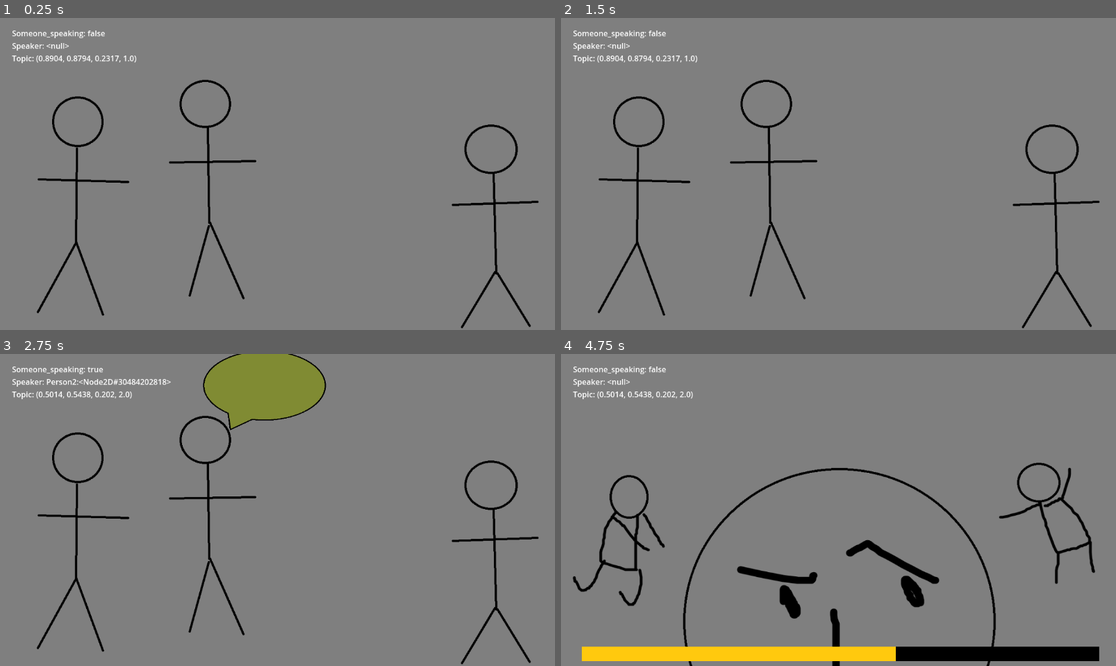
Above: before the commit, frames 1-4 (two rows, left to right).
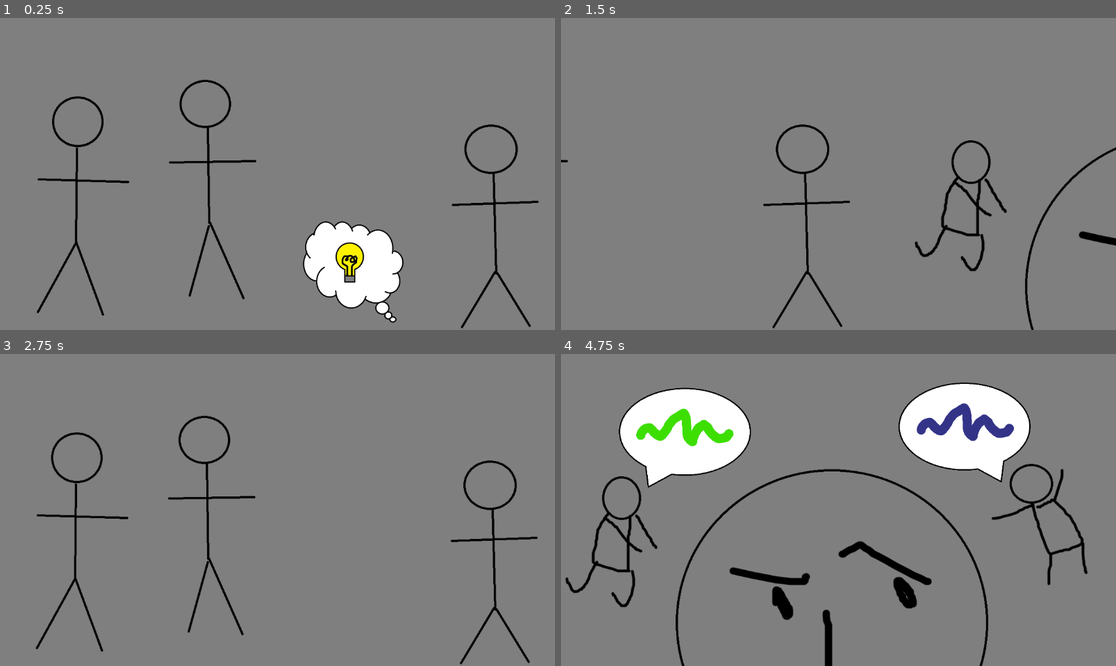
Above: after the commit, the same moments.

Repository: pnkmht135/Conv_Sim
Game: Godot game, scene res://Scenes/game.tscn
Two runs of this game, one before a commit and one after it. Both use one fixed random seed, a clock stepped at 60 frames per second and the inputs below.
Inputs (mouse positions are in pixels of both pictures, inside the frame that each line leads up to):
- Up to frame 1 (0.25 s): no input
- Up to frame 2 (1.5 s): click (916, 267) at 0.52 s; click (666, 99) at 1.27 s
- Up to frame 3 (2.75 s): tap Enter at 2 s
- Up to frame 4 (4.75 s): tap Space at 2.75 s; click (916, 603) at 3.5 s; click (916, 603) at 4.27 s

The runs differ from the first frame. In frame 1, 4.4% of the frame differs, in the area x 2-73%, y 4-98%; in frame 2, 4.7%; in frame 3, 6.3%; in frame 4, 22%, in the area x 0-97%, y 4-100%.

Commit message:
forgot to push to git

Diff:
--- /dev/null
+++ b/Scenes/Choice_bub.tscn
@@ -0,0 +1,28 @@
+[gd_scene load_steps=4 format=3 uid="uid://4k2jameh1sb4"]
+
+[ext_resource type="Script" uid="uid://dbg8n5rsla8eq" path="res://Scripts/choice_bub.gd" id="1_2mo68"]
+[ext_resource type="Texture2D" uid="uid://dm1ra1a2fsigp" path="res://Assets/SpeachBub.png" id="1_rskal"]
+[ext_resource type="Texture2D" uid="uid://dbg8qc1qhwbk7" path="res://Assets/Talk.png" id="3_2mo68"]
+
+[node name="Choice" type="Node2D"]
+script = ExtResource("1_2mo68")
+
+[node name="SB" type="Sprite2D" parent="."]
+position = Vector2(76, -109)
+scale = Vector2(0.579148, 0.56383)
+texture = ExtResource("1_rskal")
+
+[node name="Button" type="Button" parent="."]
+offset_left = -83.0
+offset_top = -190.0
+offset_right = 164.0
+offset_bottom = -37.0
+flat = true
+
+[node name="Speach" type="Sprite2D" parent="."]
+modulate = Color(0, 0, 0, 1)
+position = Vector2(80, -130)
+scale = Vector2(0.369763, 0.381915)
+texture = ExtResource("3_2mo68")
+
+[connection signal="pressed" from="Button" to="." method="_on_button_pressed"]
--- a/Scenes/Person.tscn
+++ b/Scenes/Person.tscn
@@ -1,12 +1,27 @@
-[gd_scene load_steps=3 format=3 uid="uid://y4wefkwptyni"]
+[gd_scene load_steps=5 format=3 uid="uid://y4wefkwptyni"]
 
 [ext_resource type="Script" uid="uid://bcre54he2apnu" path="res://Scripts/person_class.gd" id="1_55i2x"]
 [ext_resource type="Texture2D" uid="uid://dm1ra1a2fsigp" path="res://Assets/SpeachBub.png" id="2_wb8pt"]
+[ext_resource type="Texture2D" uid="uid://dbg8qc1qhwbk7" path="res://Assets/Talk.png" id="3_wb8pt"]
+[ext_resource type="Texture2D" uid="uid://c2p478mqb3nc5" path="res://Assets/joke.png" id="4_04mrr"]
 
 [node name="Person" type="Node2D"]
 script = ExtResource("1_55i2x")
 
-[node name="Sprite2D" type="Sprite2D" parent="."]
+[node name="SpeachBub" type="Sprite2D" parent="."]
 position = Vector2(73, -96)
 scale = Vector2(0.563927, 0.457447)
 texture = ExtResource("2_wb8pt")
+
+[node name="Speach" type="Sprite2D" parent="SpeachBub"]
+modulate = Color(0.873537, 0.0292352, 0.358706, 1)
+position = Vector2(3.54654, -28.4186)
+scale = Vector2(0.53067, 0.866943)
+texture = ExtResource("3_wb8pt")
+
+[node name="Joke" type="Sprite2D" parent="SpeachBub"]
+visible = false
+modulate = Color(0.356863, 1, 1, 1)
+position = Vector2(8.86638, -28.4186)
+scale = Vector2(0.636621, 0.882558)
+texture = ExtResource("4_04mrr")
--- a/Scenes/game.tscn
+++ b/Scenes/game.tscn
@@ -1,7 +1,8 @@
-[gd_scene load_steps=13 format=3 uid="uid://6ogt8nlhhto5"]
+[gd_scene load_steps=14 format=3 uid="uid://6ogt8nlhhto5"]
 
 [ext_resource type="Texture2D" uid="uid://b3nb5n1b7cuxg" path="res://Assets/ConvoView.png" id="1_ebmjs"]
 [ext_resource type="Texture2D" uid="uid://dtfebhtaw001o" path="res://Assets/ChoiceView.png" id="1_wowpa"]
+[ext_resource type="PackedScene" uid="uid://4k2jameh1sb4" path="res://Scenes/Choice_bub.tscn" id="2_h4fw4"]
 [ext_resource type="PackedScene" uid="uid://y4wefkwptyni" path="res://Scenes/Person.tscn" id="2_qxrlw"]
 [ext_resource type="PackedScene" uid="uid://bws76f5da38pi" path="res://Scenes/Player.tscn" id="3_3dryh"]
 [ext_resource type="Script" uid="uid://y8iv2y6ltvde" path="res://Scripts/conv_handler.gd" id="3_wrm1d"]
@@ -65,11 +66,45 @@
 
 [node name="Level" type="Node2D"]
 
+[node name="Camera2D" type="Camera2D" parent="."]
+unique_name_in_owner = true
+position = Vector2(-1, 1)
+
+[node name="TextureProgressBar" type="TextureProgressBar" parent="Camera2D"]
+visible = false
+offset_left = -533.001
+offset_top = 284.0
+offset_right = 540.999
+offset_bottom = 314.0
+rounded = true
+texture_under = ExtResource("9_ldgsr")
+texture_progress = ExtResource("9_ldgsr")
+tint_under = Color(0, 0, 0, 1)
+
+[node name="Convo_debug" type="Label" parent="Camera2D"]
+offset_left = -551.001
+offset_top = -304.0
+offset_right = -432.001
+offset_bottom = -241.0
+
+[node name="CameraAnimation" type="AnimationPlayer" parent="Camera2D"]
+unique_name_in_owner = true
+libraries = {
+&"": SubResource("AnimationLibrary_1l0tm")
+}
+
 [node name="Choice_view" type="Sprite2D" parent="."]
 unique_name_in_owner = true
-position = Vector2(1234.5, 4.49999)
+position = Vector2(1219, 7)
 scale = Vector2(0.942963, 0.915677)
 texture = ExtResource("1_wowpa")
+
+[node name="Choice" parent="Choice_view" instance=ExtResource("2_h4fw4")]
+position = Vector2(-394.501, -62.249)
+
+[node name="Choice2" parent="Choice_view" instance=ExtResource("2_h4fw4")]
+position = Vector2(382.836, -74.262)
+scale = Vector2(-1, 1)
 
 [node name="Convo_view" type="Sprite2D" parent="."]
 unique_name_in_owner = true
@@ -105,7 +140,6 @@
 Player = NodePath("../../Convo_view/Player")
 SB_Dur = 1.0
 SB_Gap = 1.0
-participate_Gap = 5.0
 Dur_delta = 0.5
 Gap_delta = 0.5
 Part_delta = 2.0
@@ -113,39 +147,15 @@
 animation_enter = "to_convo"
 State_machine = NodePath("..")
 
-[node name="Choice_state" type="Node" parent="State_Machine" node_paths=PackedStringArray("conv_state", "time_bar", "State_machine")]
+[node name="Choice_state" type="Node" parent="State_Machine" node_paths=PackedStringArray("conv_state", "time_bar", "choices", "State_machine")]
 script = ExtResource("7_1l0tm")
 conv_state = NodePath("../Convo_state")
-Time_lim = 3.0
+Time_lim = 2.0
 time_bar = NodePath("../../Camera2D/TextureProgressBar")
+choice_delta = 0.5
+choices = [NodePath("../../Choice_view/Choice"), NodePath("../../Choice_view/Choice2")]
 animation_enter = "to_choice"
 State_machine = NodePath("..")
 metadata/_custom_type_script = "uid://bhus84tgfm4dx"
 
-[node name="Camera2D" type="Camera2D" parent="."]
-unique_name_in_owner = true
-position = Vector2(-1, 1)
-scale = Vector2(0.999999, 0.999999)
-
-[node name="TextureProgressBar" type="TextureProgressBar" parent="Camera2D"]
-visible = false
-offset_left = -533.001
-offset_top = 284.0
-offset_right = 540.999
-offset_bottom = 314.0
-rounded = true
-texture_under = ExtResource("9_ldgsr")
-texture_progress = ExtResource("9_ldgsr")
-tint_under = Color(0, 0, 0, 1)
-
-[node name="Convo_debug" type="Label" parent="Camera2D"]
-offset_left = -551.001
-offset_top = -304.0
-offset_right = -432.001
-offset_bottom = -241.0
-
-[node name="CameraAnimation" type="AnimationPlayer" parent="Camera2D"]
-unique_name_in_owner = true
-libraries = {
-&"": SubResource("AnimationLibrary_1l0tm")
-}
+[editable path="Convo_view/Person1"]
--- /dev/null
+++ b/Scripts/choice_bub.gd
@@ -0,0 +1,28 @@
+extends Node2D
+class_name Choice
+@onready var speach: Sprite2D = $Speach
+var is_correct: bool = false
+
+signal correct_press()
+signal incorrect_press()
+
+func _ready() -> void:
+	if scale.x<0:
+		speach.flip_h=true
+
+func set_correctness(correct:bool,colour:Color)->void:
+	show()
+	is_correct=correct
+	speach.modulate=colour
+
+func choice_end()->void:
+	hide()
+	is_correct = false
+
+func _on_button_pressed() -> void:
+	#if is_correct == null:
+		#return
+	if is_correct:
+		emit_signal("correct_press")
+	else:
+		emit_signal("incorrect_press")
--- a/Scripts/choice_state.gd
+++ b/Scripts/choice_state.gd
@@ -3,24 +3,63 @@
 @export var conv_state: State
 @export var Time_lim: float #seconds
 @export var time_bar: TextureProgressBar
+@export var choice_delta: float
+#@export var color_picker: ColorPickerButton
+@export var choices: Array[Choice]
 var timer
+const TIMER_SMOOTH=100
+var Current_Colour
+
+func _ready() -> void:
+	for choice in choices:
+		choice.correct_press.connect(correct_press)
+		choice.incorrect_press.connect(incorrect_press)
+
+func within_vibe(colour:Color)->bool:
+	if abs(colour[0]-State_machine.current_colour[0])<choice_delta and abs(colour[1]-State_machine.current_colour[1])<choice_delta and abs(colour[2]-State_machine.current_colour[2])<choice_delta:
+		return true
+	return false
+
+func correct_press()->void:
+	print("Nice")
+	State_machine.change_state(conv_state)
+
+func incorrect_press()->void:
+	print("NOOOOO")
+	State_machine.change_state(conv_state)
 
 func enter()->void:
 	super()
-	time_bar.max_value=Time_lim*100
+	Current_Colour=State_machine.current_colour
+	time_bar.max_value=Time_lim*TIMER_SMOOTH
 	time_bar.min_value=0
-	time_bar.step=Time_lim/100
+	time_bar.step=Time_lim/TIMER_SMOOTH
 	timer=Time_lim
-	time_bar.value=timer*100
+	time_bar.value=timer*TIMER_SMOOTH
 	time_bar.show()
-	#time_bar.dis
+	var incorrect_colour: Color
+	for choice in choices:
+		incorrect_colour=  Color(randf(),randf(),randf(),)
+		choice.set_correctness(within_vibe(incorrect_colour),incorrect_colour)
+	var index= choose_correct()
+	var correct_colour= Color(
+		clamp(Current_Colour[0]+randf_range(-choice_delta,choice_delta),0.2,0.8),
+		clamp(Current_Colour[1]+randf_range(-choice_delta,choice_delta),0.2,0.8),
+		clamp(Current_Colour[2]+randf_range(-choice_delta,choice_delta),0.2,0.8),
+	)
+	choices[index].set_correctness(true,correct_colour)
 
 func exit()->void:
+	for choice in choices:
+		choice.choice_end() #redundancy with enter()
 	time_bar.hide()
 
 func process_frame(delta:float)->State:
 	timer-=delta
-	time_bar.value=timer*100
+	time_bar.value=timer*TIMER_SMOOTH
 	if timer <=0:
 		return conv_state
 	return null
+
+func choose_correct()->int:
+	return randi_range(0,choices.size()-1)
--- a/Scripts/conv_handler.gd
+++ b/Scripts/conv_handler.gd
@@ -47,18 +47,17 @@
 		await get_tree().create_timer(0.5).timeout
 		Player.modulate=Color.WHITE
 		return
-	print("EPIC!")
+	#print("EPIC!")
 	#camera_animation.play("to_choice")
 	Player.thought.disabled=true
 	Player.thought.hide()
 	State_machine.change_state(Choice_State)
 
-
 func _generate_random_rgb_color() -> Color:
 	return Color(
-		randf(), # RED
-		randf(), # GREEN
-		randf(), # BLUE
+		randf_range(0.2,0.8), # RED
+		randf_range(0.2,0.8), # GREEN
+		randf_range(0.2,0.8), # BLUE
 	)
 
 func set_SB_timings()->void:
@@ -71,11 +70,12 @@
 	if !Current_Colour:
 		pass
 	var drift = Color(
-		randf_range(-Vibe_delta,Vibe_delta),
-		randf_range(-Vibe_delta,Vibe_delta),
-		randf_range(-Vibe_delta,Vibe_delta)
+		clamp(Current_Colour[0]+randf_range(-Vibe_delta,Vibe_delta),0.2,0.8),
+		clamp(Current_Colour[1]+randf_range(-Vibe_delta,Vibe_delta),0.2,0.8),
+		clamp(Current_Colour[2]+randf_range(-Vibe_delta,Vibe_delta),0.2,0.8),
 	)
-	Current_Colour+=drift
+	Current_Colour=drift
+
 
 func get_person()->Person:
 	var person=People[randi_range(0,Num_People-1)]
@@ -98,3 +98,7 @@
 		Player.participate()
 		set_part_timing()
 	return null
+
+func exit()->void:
+	State_machine.current_colour=Current_Colour
+	super()
--- a/Scripts/person_class.gd
+++ b/Scripts/person_class.gd
@@ -1,16 +1,29 @@
 extends Node2D
 class_name Person
 
-@onready var Speach_Bub: Sprite2D = $Sprite2D
+@onready var Speach: Sprite2D = $SpeachBub/Speach
+@onready var Joke: Sprite2D = $SpeachBub/Joke
 var conv_handler: Conv_handler
 
 func _ready() -> void:
 	hide()
 
 func speak(Duration:float,Colour)->void:
-	modulate=Colour
+	Speach.modulate=Colour
+	Speach.show()
 	show()
 	await get_tree().create_timer(Duration).timeout
 	conv_handler.someone_speaking = false
 	conv_handler.speaker= null
 	hide()
+	Speach.hide()
+
+func joke(Duration:float,Colour)->void:
+	Joke.modulate=Colour
+	Joke.show()
+	show()
+	await get_tree().create_timer(Duration).timeout
+	conv_handler.someone_speaking = false
+	conv_handler.speaker= null
+	hide()
+	Joke.hide()
--- a/Scripts/state_machine_class.gd
+++ b/Scripts/state_machine_class.gd
@@ -5,6 +5,7 @@
 @export var parent: Node2D
 @export var animations: AnimationPlayer
 var current_state: State
+var current_colour: Color
 
 func _ready() -> void:
 #func init(parent: Node2D,
--- a/project.godot
+++ b/project.godot
@@ -14,3 +14,7 @@
 run/main_scene="uid://6ogt8nlhhto5"
 config/features=PackedStringArray("4.4", "Forward Plus")
 config/icon="res://icon.svg"
+
+[display]
+
+window/size/resizable=false
Binary file added: Assets/Correctness.png
Not shown, added: Assets/Correctness.png.import
Binary file changed: Assets/Talk.png
Binary file added: Assets/joke.png
Not shown, added: Assets/joke.png.import
Not shown, added: Scripts/choice_bub.gd.uid
